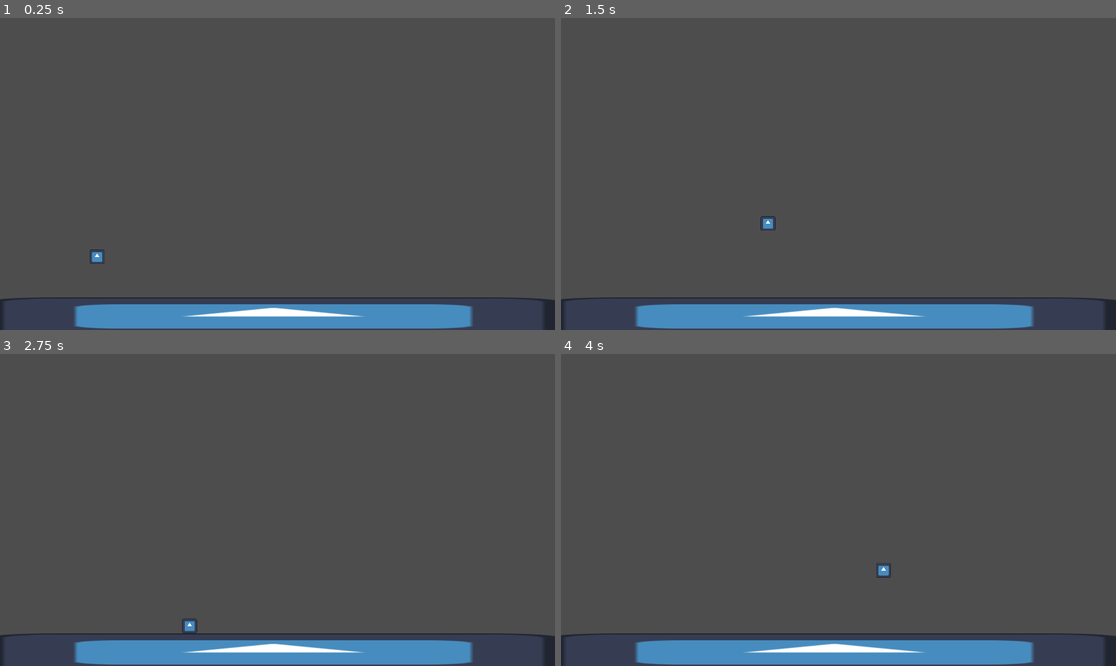
Above: before the commit, frames 1-4 (two rows, left to right).
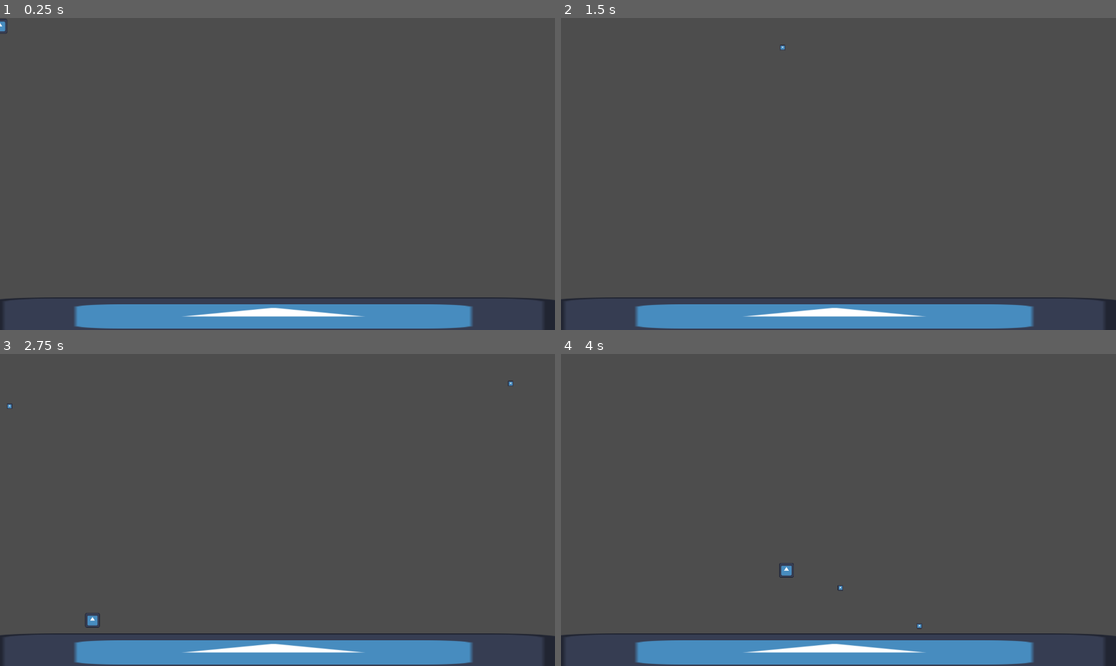
Above: after the commit, the same moments.

Repository: BenaventR/AwesomeGAME_001
Game: Godot game, scene res://Ruinanw/main.tscn
The game is run twice, just before and just after one commit, with the same random seed, the same clock (stepped at 60 frames per second) and the same inputs. The engine's default icon, where the game draws it, is replaced by a stand-in: a white triangle on a blue panel in a dark square.
Inputs:
- Up to frame 1 (0.25 s): no input
- Up to frame 2 (1.5 s): tap Enter (ui_accept) at 0.5, 0.77 s; hold Z (shoot) 0.53-1.28 s; hold Right (ui_right) from 0.53 s (still down); tap Z (shoot) at 1.35 s
- Up to frame 3 (2.75 s): tap Enter (ui_accept) at 1.52 s; release Right (ui_right) at 2.03 s; hold Left (ui_left) from 2.03 s (still down); hold Z (shoot) from 2.03 s (still down)
- Up to frame 4 (4 s): release Left (ui_left) at 2.78 s; release Z (shoot) at 2.78 s; hold Right (ui_right) from 2.78 s (still down); tap Z (shoot) at 2.85 s; tap Enter (ui_accept) at 3.02, 3.77 s; hold Z (shoot) from 3.53 s (still down)

The runs differ from the first frame. In frame 1, 0.1% of the frame differs, in the area x 0-19%, y 0-79%; in frame 2, less than 0.1%; in frame 3, 0.2%, in the area x 1-93%, y 8-90%; in frame 4, 0.2%.

Commit message:
'testtttt'

Diff:
--- a/Ruinanw/bullet.gd
+++ b/Ruinanw/bullet.gd
@@ -1,13 +1,13 @@
 extends Area2D
 
-var speed : int = 500
+var speed : int = 800
 var direction: Vector2
-
-# Called when the node enters the scene tree for the first time.
-func _ready() -> void:
-	pass # Replace with function body.
 
 
 # Called every frame. 'delta' is the elapsed time since the previous frame.
 func _process(delta: float) -> void:
-	pass
+	position += speed * direction *delta
+
+
+func _on_timer_timeout() -> void:
+	queue_free()
--- a/Ruinanw/bullet.tscn
+++ b/Ruinanw/bullet.tscn
@@ -7,13 +7,18 @@
 size = Vector2(128, 129)
 
 [node name="bullet" type="Area2D"]
+scale = Vector2(0.15, 0.15)
 script = ExtResource("1_4te5b")
 
 [node name="Sprite2D" type="Sprite2D" parent="."]
-scale = Vector2(1, 1)
 texture = ExtResource("1_b03aw")
 
 [node name="CollisionShape2D" type="CollisionShape2D" parent="."]
 position = Vector2(0, -0.5)
-scale = Vector2(1, 1)
 shape = SubResource("RectangleShape2D_yhg60")
+
+[node name="Timer" type="Timer" parent="."]
+wait_time = 5.0
+autostart = true
+
+[connection signal="timeout" from="Timer" to="." method="_on_timer_timeout"]
--- a/Ruinanw/bullet_manager.gd
+++ b/Ruinanw/bullet_manager.gd
@@ -7,5 +7,5 @@
 	var bullet = bullet_scene.instantiate()
 	add_child(bullet)
 	bullet.position=pos
-	bullet.direction = dir.normalized()
+	bullet.direction = dir
 	bullet.add_to_group("bullets")
--- a/Ruinanw/char.tscn
+++ b/Ruinanw/char.tscn
@@ -7,7 +7,6 @@
 size = Vector2(127, 128)
 
 [node name="playa" type="CharacterBody2D"]
-position = Vector2(336, 798)
 scale = Vector2(0.4, 0.4)
 script = ExtResource("1_ha3k1")
 
--- a/Ruinanw/char_movement.gd
+++ b/Ruinanw/char_movement.gd
@@ -7,6 +7,8 @@
 var maxjump =2
 signal shoot
 
+var screen_size
+
 
 func _physics_process(delta: float) -> void:
 	# Add the gravity.
@@ -14,10 +16,11 @@
 		velocity += get_gravity() * delta
 	if is_on_floor():
 		jumpnum=0
-	# Handle jump.
+	# Handle jump. DoubleJump actually...
 	if Input.is_action_just_pressed("ui_accept") and jumpnum < maxjump:
 		velocity.y = JUMP_VELOCITY
 		jumpnum+=1
+
 
 	# Get the input direction and handle the movement/deceleration.
 	# As good practice, you should replace UI actions with custom gameplay actions.
@@ -28,9 +31,10 @@
 		velocity.x = move_toward(velocity.x, 0, SPEED)
 
 	move_and_slide()
-func get_input():
-	var dir = Input.get_axis("ui_left", "ui_right")
-	var pos = $playa.position
-	if Input.is_action_pressed("shoot"):
+
+
+	var pos = get_node("../playa").global_position
+	var dir = Vector2(direction,0)
+	if Input.is_action_just_pressed("shoot"):
 		shoot.emit(pos,dir)
-		print(pos)
+		#print(direction)
--- a/project.godot
+++ b/project.godot
@@ -19,11 +19,12 @@
 
 window/size/viewport_width=1920
 window/size/viewport_height=1080
+window/size/initial_position_type=2
 
 [input]
 
 shoot={
 "deadzone": 0.5,
-"events": [Object(InputEventKey,"resource_local_to_scene":fa …(119 unchanged characters)… ressed":false,"pressed":false,"keycode":0,"physical_keycode":90,"key_label":0,"unicode":122,"location":0,"echo":false,"script":null)
+"events": [Object(InputEventKey,"resource_local_to_scene":fa …(119 unchanged characters)… ressed":false,"pressed":false,"keycode":90,"physical_keycode":0,"key_label":0,"unicode":122,"location":0,"echo":false,"script":null)
 ]
 }
Not shown, added: Ruinanw/maiAF99.tmp
